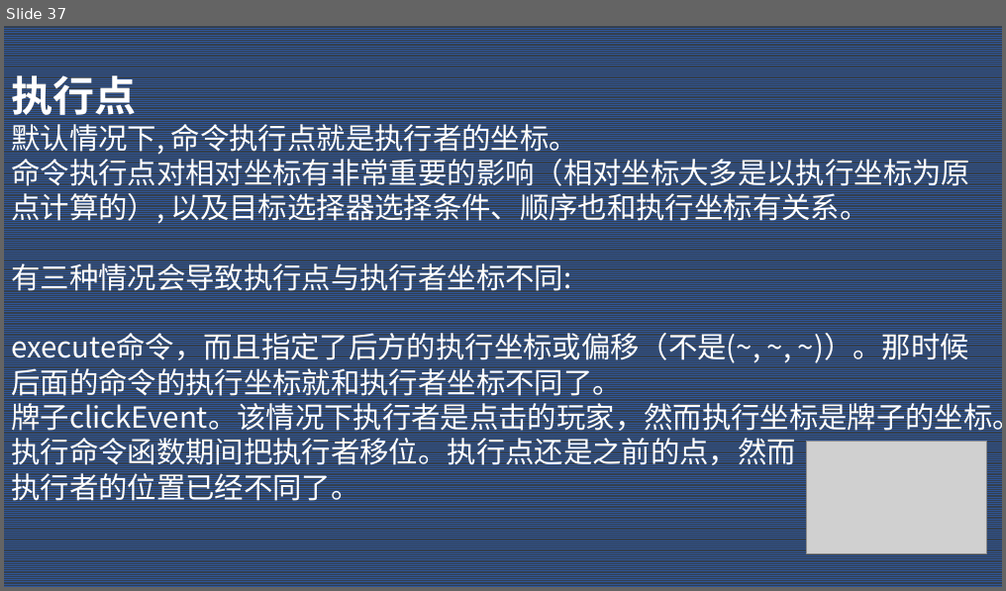
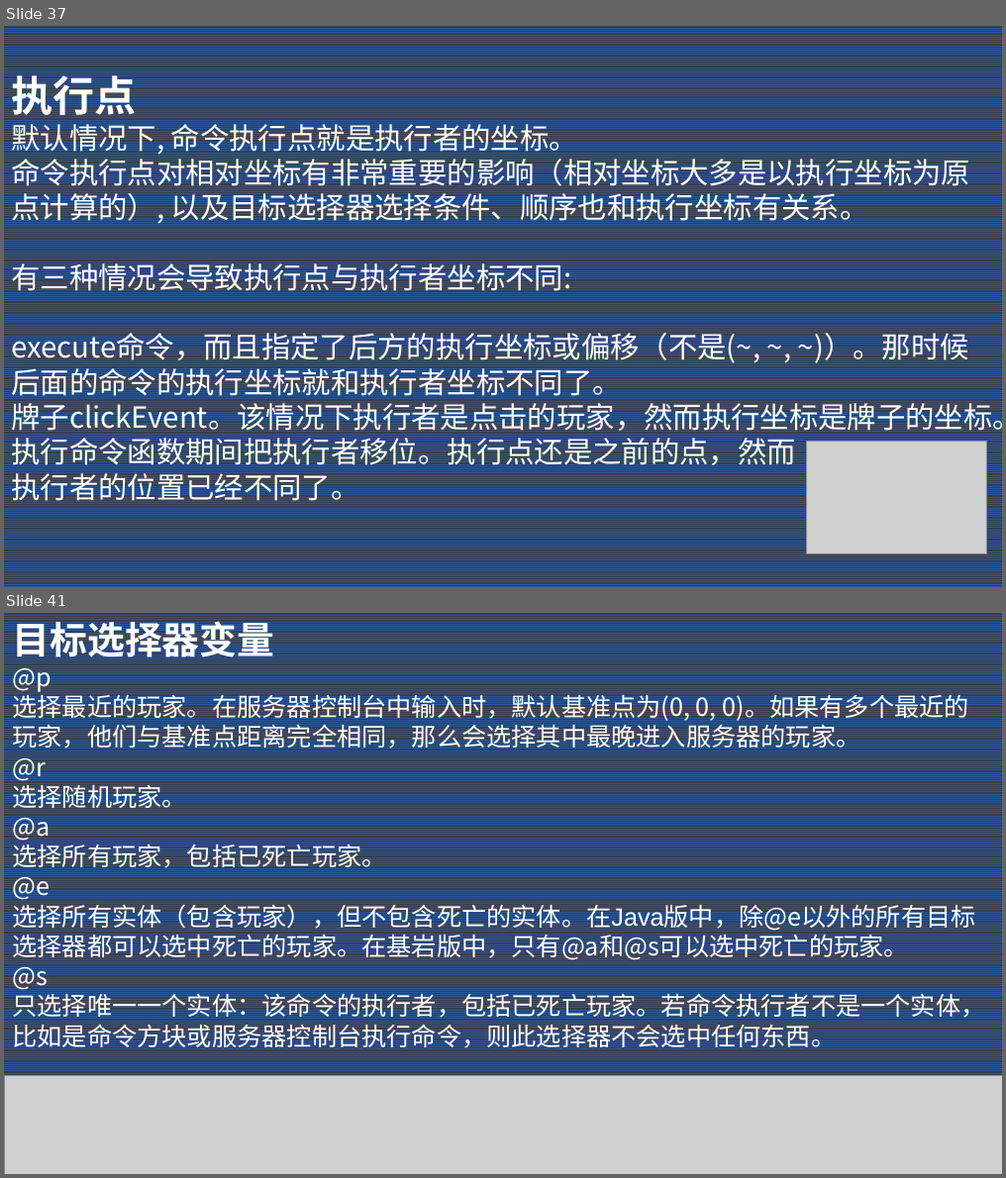
Before and after one commit to Dubhe-Studio/VanillaModTutorialVideo, a slide deck: Day 1 基础概念/PPT/Day 1.pptx. Shown one above the other, each under a label of ours: slide 37 before the commit, slides 37 and 41 after it; the slides between them are not shown. The pictures are 1006x591 and 1006x1178 pixels, drawn with LibreOffice and Linux fonts; fonts in the diff are those of the drawing; grey boxes stand for pictures. Boxes give left, top, right and bottom in pixels: in the first picture for what was removed or moved away, otherwise in the second. Text is boxed around its words. In the diff, an @@ line names an element or a change of style, - is before the commit and + after.

```diff
--- a/Day 1 基础概念/PPT/Day 1.pptx
+++ b/Day 1 基础概念/PPT/Day 1.pptx
@@ slide 41 added at [4, 613, 1002, 1174], background pattern #2F5597 on #333F50 @@
@@ text added at [13, 616, 986, 1052], 24 pt, text #FFFFFF @@
+目标选择器变量
+@p
+选择最近的玩家。在服务器控制台中输入时，默认基准点为(0, 0, 0)。如果有多个最近的玩家，他们与基准点距离完全相同，那么会选择其中最晚进入服务器的玩家。
+@r
+选择随机玩家。
+@a
+选择所有玩家，包括已死亡玩家。
+@e
+选择所有实体（包含玩家），但不包含死亡的实体。在Java版中，除@e以外的所有目标选择器都可以选中死亡的玩家。在基岩版中，只有@a和@s可以选中死亡的玩家。
+@s
+只选择唯一一个实体：该命令的执行者，包括已死亡玩家。若命令执行者不是一个实体，比如是命令方块或服务器控制台执行命令，则此选择器不会选中任何东西。
@@ picture added at [4, 1075, 1002, 1174] @@
```
Also in this commit, not shown: 5 slides changed, 19 other slides added, 4 slides removed, 2 other files.
